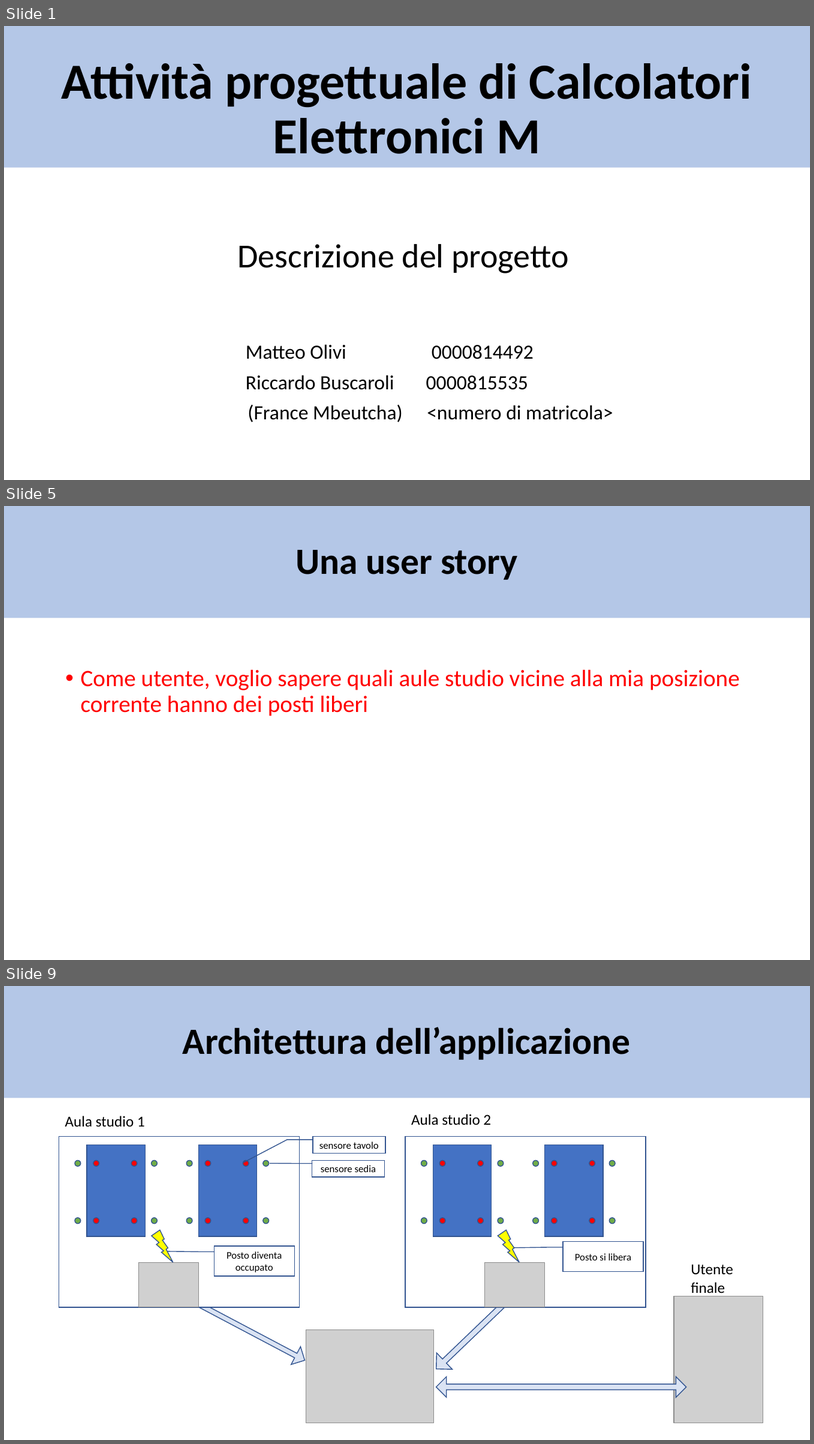
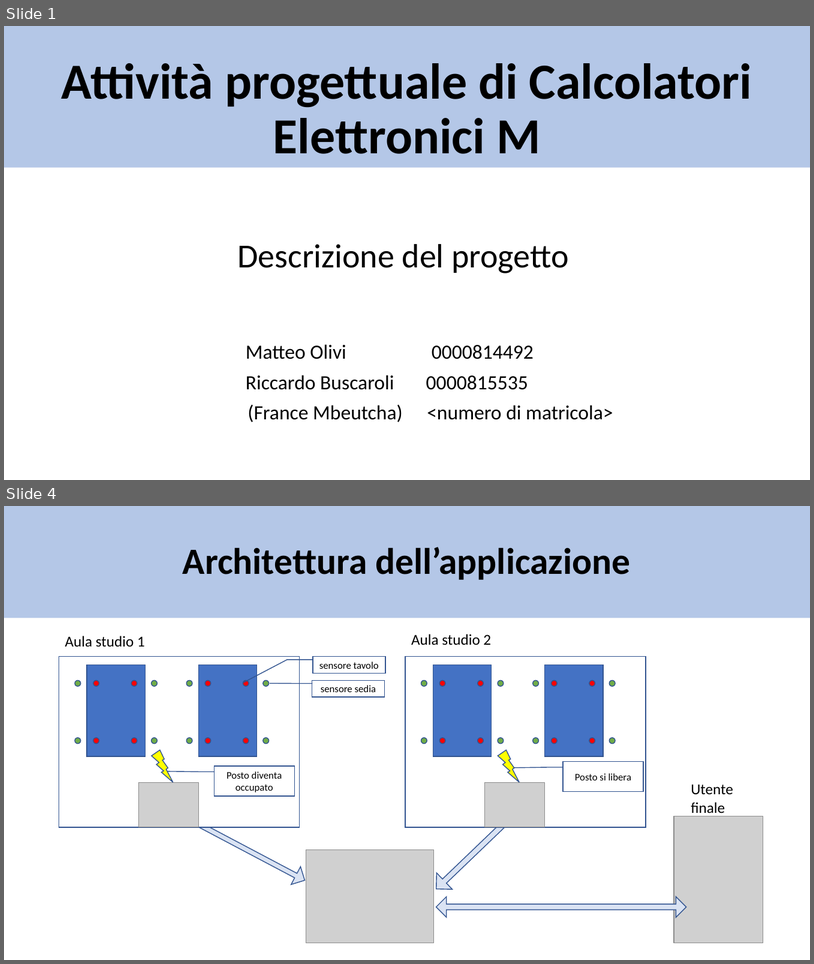
Before and after one commit to matte21/CalcM, a slide deck: ontologia.pptx. Shown one above the other, each under a label of ours: slides 1, 5 and 9 before the commit, slides 1 and 4 after it; the slides between them are not shown. The pictures are 814x1444 and 814x964 pixels, drawn with LibreOffice and Linux fonts; fonts in the diff are those of the drawing; grey boxes stand for pictures. Boxes give left, top, right and bottom in pixels: in the first picture for what was removed or moved away, otherwise in the second. Text is boxed around its words. In the diff, an @@ line names an element or a change of style, - is before the commit and + after.

Commit message:
Suddivisione conoscenza oggetti tra i 2 KP aula studio, compattazione slide con aggiunta animazioni

```diff
--- a/ontologia.pptx
+++ b/ontologia.pptx
@@ slide 5 removed at [4, 506, 810, 960], background #FFFFFF @@
@@ title removed at [4, 506, 810, 618] @@
-Una user story
@@ text removed at [81, 669, 740, 716] @@
-• Come utente, voglio sapere quali aule studio vicine alla mia posizione corrente hanno dei posti liberi
@@ what was slide 9 is now slide 4 @@
```
Also in this commit, not shown: 4 slides changed, 2 slides added, 4 other slides removed.
